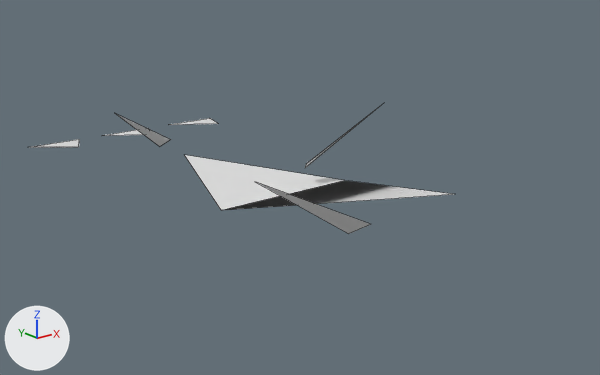
The OBJ model GameData/Meshes/Designs/voidborn/voidborn_support_mk1_15.obj as it was, and as the next commit left it.
One viewpoint serves both versions: a 50 mm lens placed at (-4.99, -6.47, 2.63), pointed at (0.05, -0.17, 0.11). Arrows for +X, +Y and +Z are at lower left; the lights stay in place. The older version comes first. Mesh edges are drawn as thin lines. Where no turn or scale is listed for an object, it has been applied to the vertices. Vertices at exactly the same position are counted once.

Script lines for the objects in view, before the commit:
```python
me_voidborn_support_mk1_15 = bpy.data.meshes.new('voidborn_support_mk1_15')
me_voidborn_support_mk1_15.from_pydata(...)  # 22 vertices, 8 faces; spans x -1.69..1.34, y -2.24..3.54, z 0.0..0.89
ob_voidborn_support_mk1_15 = bpy.data.objects.new('voidborn_support_mk1_15', me_voidborn_support_mk1_15)
ob_voidborn_support_mk1_15.location = (0.0, 0.0, 0.0)
```
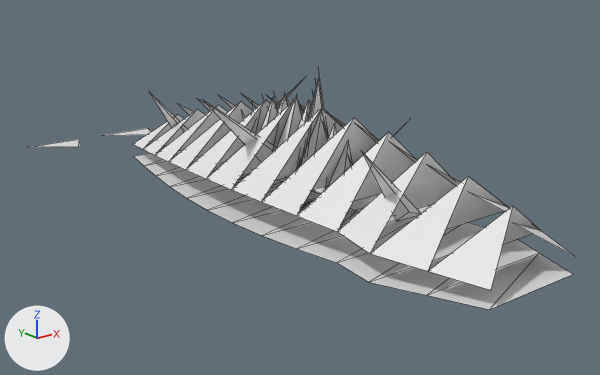
Changed parts and their boxes [x1, y1, x2, y2] in the pictures (600 x 375 px):
'voidborn_support_mk1_15', reshaped (29% wider, 90% taller)
    before: [34, 107, 452, 234]
    after: [34, 68, 573, 310]
part 1 of me_voidborn_support_mk1_15, rebuilt (65% wider, 252% taller)
    before: [185, 155, 452, 210]
    after: [133, 94, 573, 290]
part 2 of me_voidborn_support_mk1_15, deleted
    before: [258, 183, 370, 234]
part 3 of me_voidborn_support_mk1_15, deleted
    before: [116, 114, 170, 146]
part 4 of me_voidborn_support_mk1_15, deleted
    before: [305, 107, 379, 168]
part 5 of me_voidborn_support_mk1_15, added
    after: [134, 68, 572, 310]

Diff of the bpy script that builds the scene:
```diff
--- a/GameData/Meshes/Designs/voidborn/voidborn_support_mk1_15.obj.py
+++ b/GameData/Meshes/Designs/voidborn/voidborn_support_mk1_15.obj.py
@@ me_voidborn_support_mk1_15 @@
 # used by ob_voidborn_support_mk1_15; location = (0.0, 0.0, 0.0)
-me_voidborn_support_mk1_15.from_pydata(...)  # 22 vertices, 8 faces; spans x -1.69..1.34, y -2.24..3.54, z 0.0..0.89
+me_voidborn_support_mk1_15.from_pydata(...)  # 203 vertices, 153 faces; spans x -1.34..1.34, y -3.05..3.54, z 0.0..1.38
+# me_voidborn_support_mk1_15 part 1: the loose piece of 4 vertices spanning x -0.8..0.8, y -2.24..2.02, z 0.0..0.57 is rebuilt with 50 vertices and now spans x -0.92..0.92, y -3.05..2.33, z 0.15..1.01
+# me_voidborn_support_mk1_15 part 2: the loose piece of 3 vertices spanning x -1.69..-0.42, y -1.82..-1.56, z 0.15..0.89 is deleted
+# me_voidborn_support_mk1_15 part 3: the loose piece of 3 vertices spanning x -1.0..-0.25, y 1.77..2.03, z 0.15..0.69 is deleted
+# me_voidborn_support_mk1_15 part 4: the loose piece of 3 vertices spanning x 0.34..1.34, y -0.02..0.23, z 0.15..0.79 is deleted
+# me_voidborn_support_mk1_15 part 5
+# 130 vertices are added at x -1.09..0.92, y -3.05..2.33, z 0.0..1.38
+# 14 new vertices lie (0.34, 0.0, 0.0) away from vertices in x -0.17, y -1.04..0.86, z 0.0..0.41
+# 114 new faces join them
```
